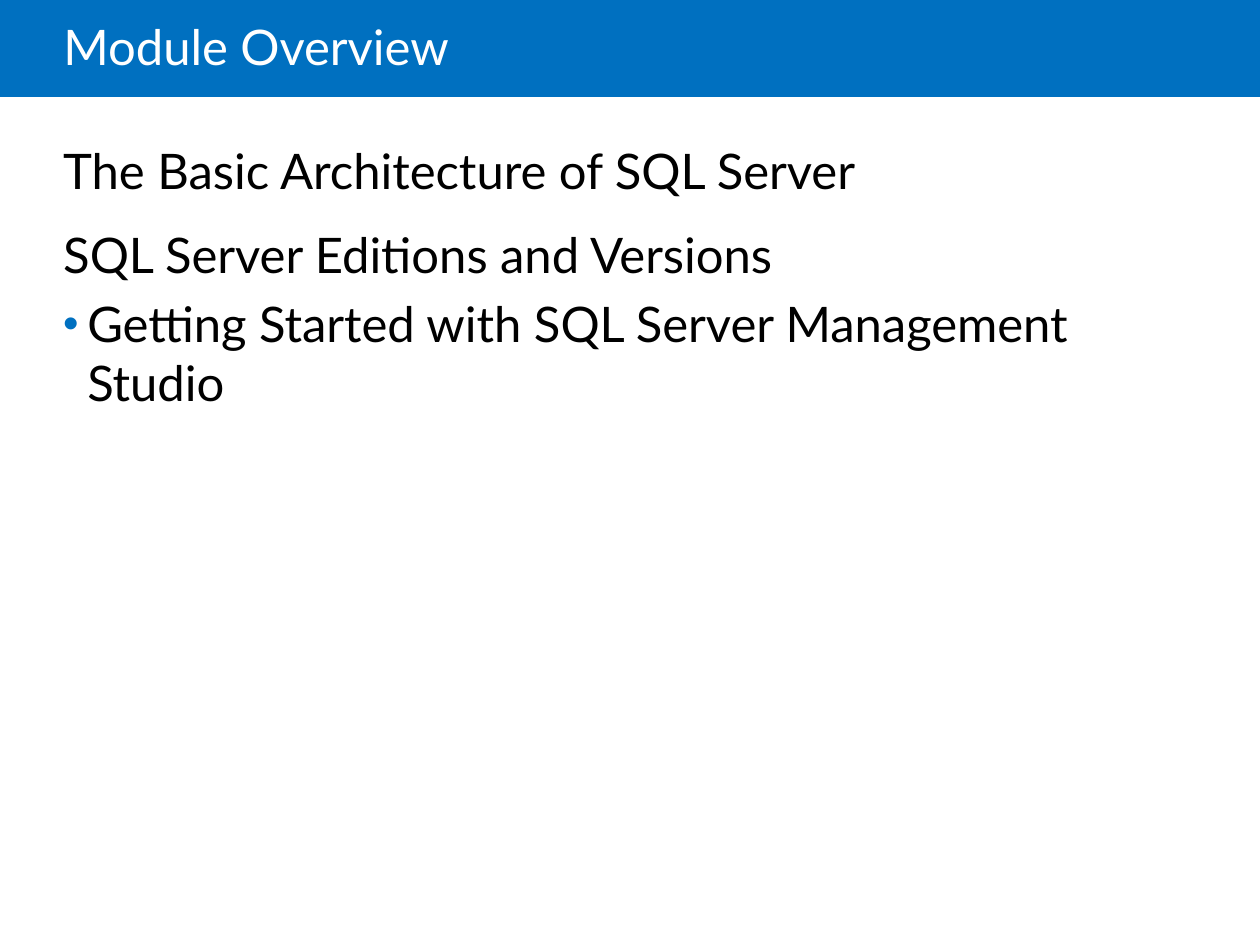
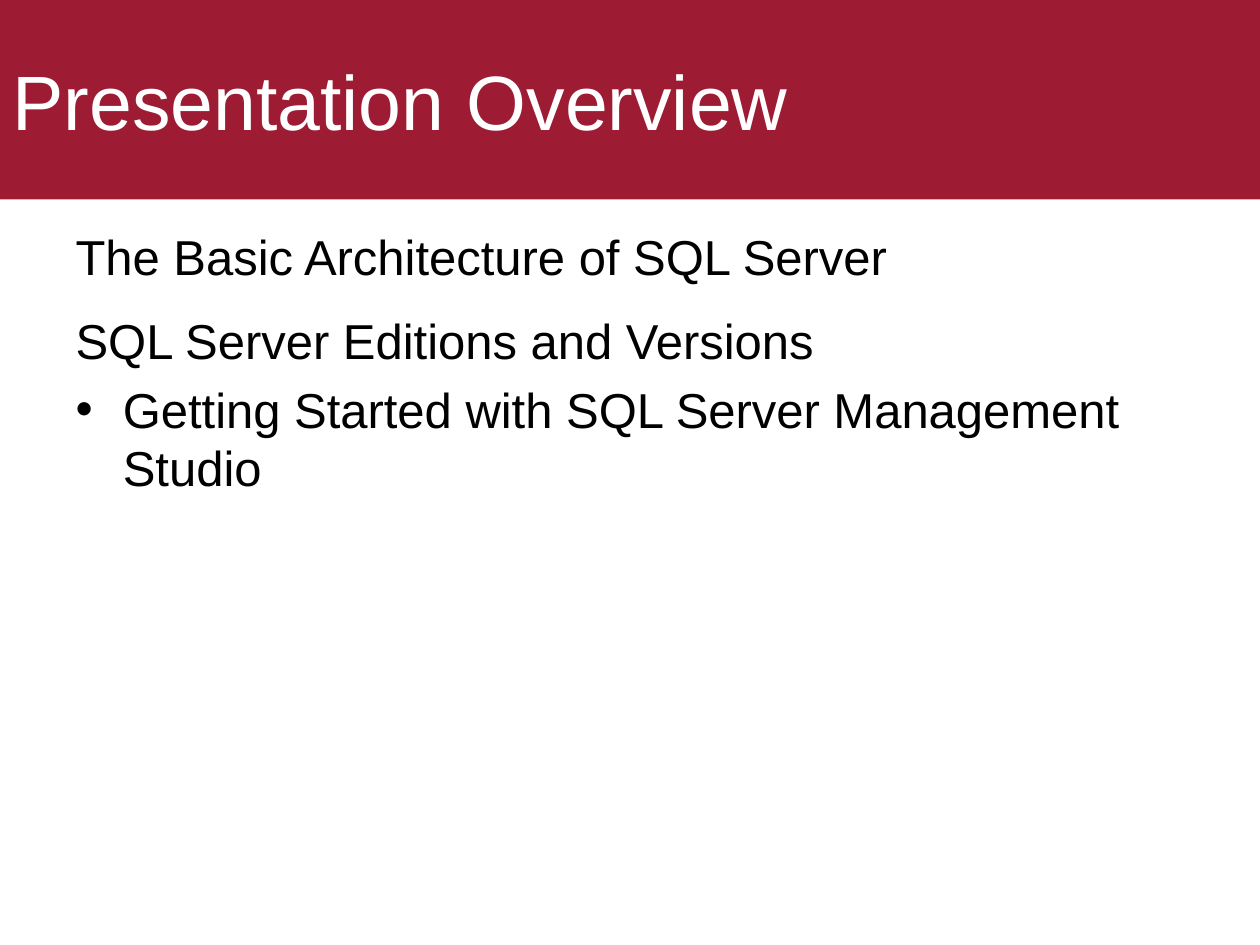
Before and after one commit to ekof-dss/teaching-samples-2021-22, a slide deck: slide 2 of presentations/05-03-ms-sql-server.ppt. Drawn at 1260x945 pixels with LibreOffice and Linux fonts; fonts in the diff are those of the drawing. Boxes give left, top, right and bottom in pixels: in the first picture for what was removed or moved away, otherwise in the second. Text is boxed around its words. In the diff, an @@ line names an element or a change of style, - is before the commit and + after.

```diff
--- a/presentations/05-03-ms-sql-server.ppt
+++ b/presentations/05-03-ms-sql-server.ppt
@@ title "Presentation Overview": place and size @@
-title "Presentation Overview" at [63, 29, 448, 66]
+title "Presentation Overview" at [0, 0, 1260, 199]
@@ title "Presentation Overview" at [0, 0, 1260, 199]: fill none to #9E1B34 @@
@@ rectangle removed at [0, 0, 1260, 97] @@
@@ title at [13, 74, 788, 131]: text changed; size 28 to 44 pt; font Lato to Arial @@
-Module Overview
+Presentation Overview
@@ text "The Basic Architecture of SQL ...": place and size @@
-text "The Basic Architecture of SQL ..." at [63, 153, 1068, 402]
+text "The Basic Architecture of SQL ..." at [76, 239, 1119, 487]
@@ text "The Basic Architecture of SQL ..." at [76, 239, 1119, 487]: font Lato to Arial; indent changed @@
```
Also in this commit, not shown: 14 other slides changed, 2 slides added, 8 slides removed, 23 other files.
